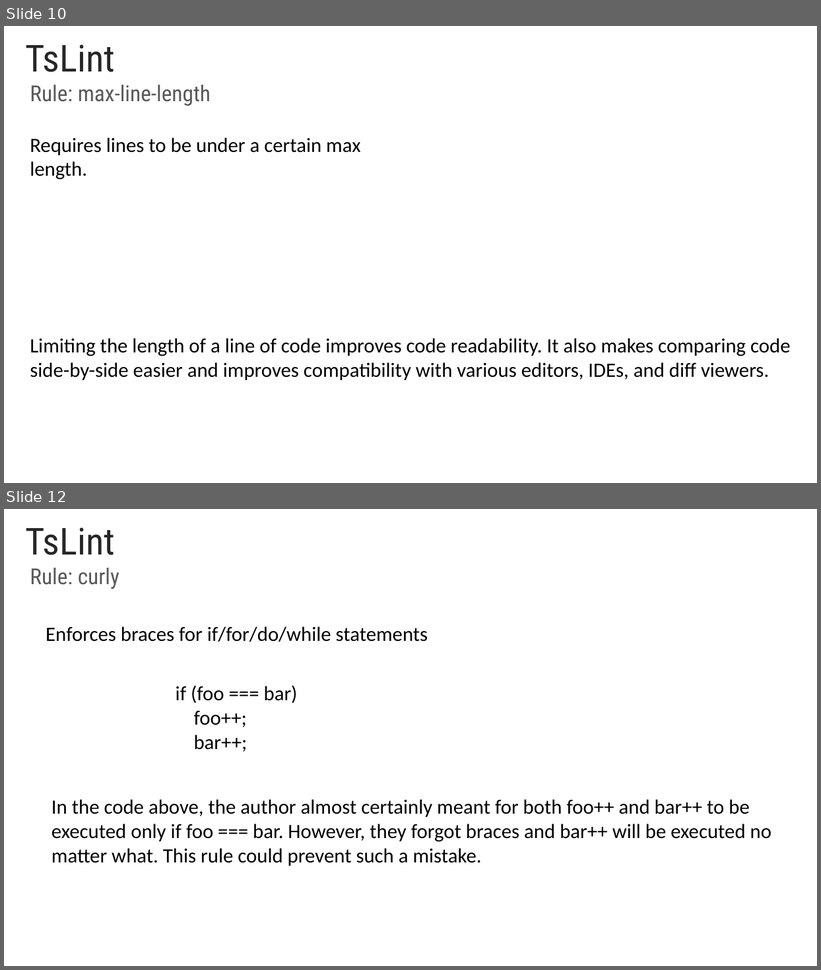
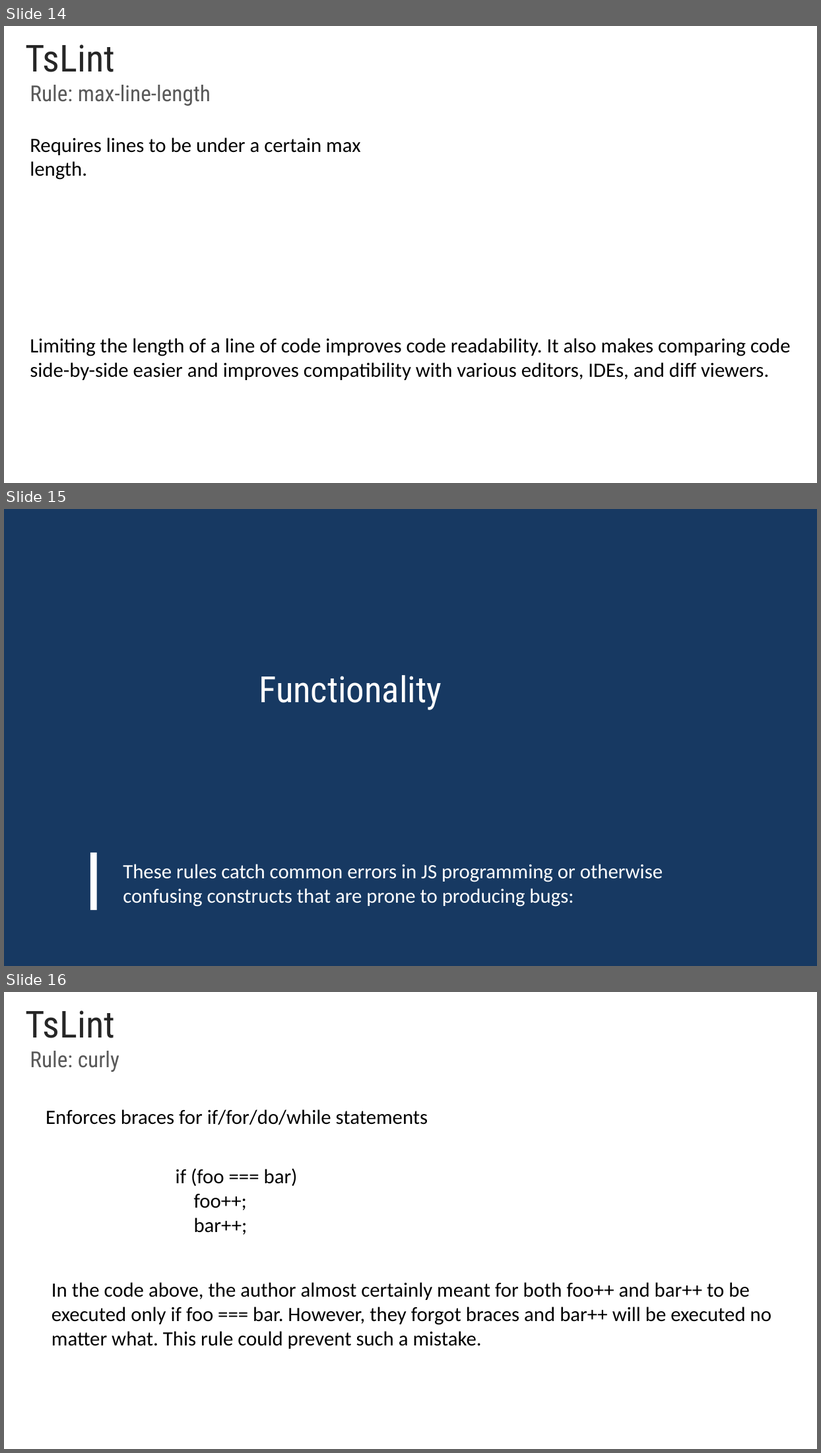
Before and after one commit to rached193/AngularWorkshop-20181116, a slide deck: 01_best_practices/01_best_practices.pptx. Shown one above the other, each under a label of ours: slides 10 and 12 before the commit, slides 14, 15 and 16 after it; the slides between them are not shown. The pictures are 821x970 and 821x1453 pixels, drawn with LibreOffice and Linux fonts; fonts in the diff are those of the drawing; background and template pictures are left out. Boxes give left, top, right and bottom in pixels: in the first picture for what was removed or moved away, otherwise in the second. Text is boxed around its words. In the diff, an @@ line names an element or a change of style, - is before the commit and + after.

```diff
--- a/01_best_practices/01_best_practices.pptx
+++ b/01_best_practices/01_best_practices.pptx
@@ slide 15 added at bbox=[4, 509, 817, 966], background #173962 @@
@@ title added at bbox=[259, 675, 442, 710], 42.6 pt, text #FFFFFF @@
+Functionality
@@ rectangle added at bbox=[90, 853, 96, 910], fill #FFFFFF @@
@@ text added at bbox=[123, 864, 663, 907], 24 pt, text #FFFFFF @@
+These rules catch common errors in JS programming or otherwise confusing constructs that are prone to producing bugs:
@@ what was slide 10 is now slide 14 @@
@@ what was slide 12 is now slide 16 @@
```
Also in this commit, not shown: 7 slides changed, 5 other slides added, 4 slides removed.
